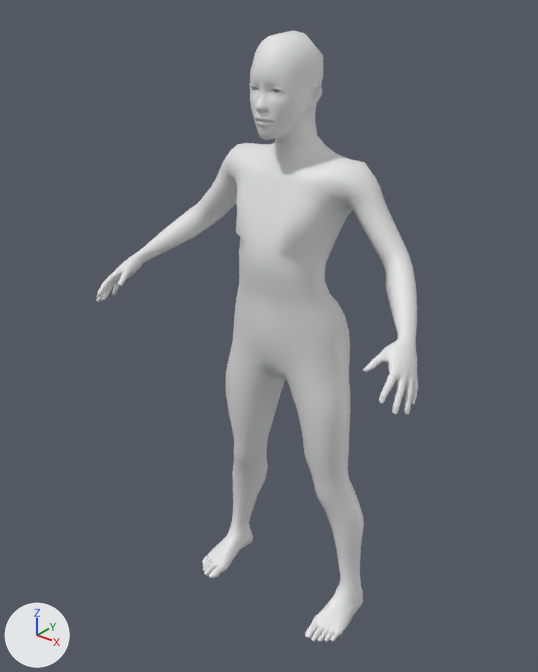
One commit to the Blender file ScoopsField/res/models/bodymodel_.blend: the scene before it, then after it.
The view is the same before and after, from a 50 mm lens placed at (1.11, -1.512, 1.782), pointed at (-0.029, -0.088, 0.899). Arrows for +X, +Y and +Z are at lower left; the lights stay in place. The older version comes first.

In view in the first picture: 'Human'.
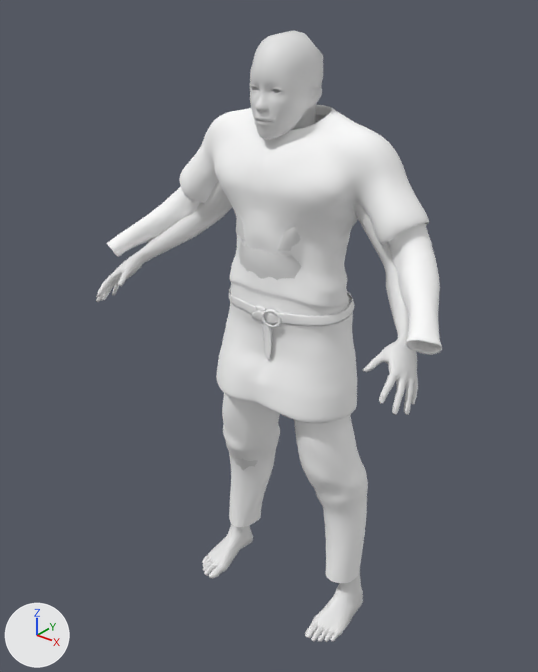
Pixel boxes (x1, y1, x2, y2) of what changed, in the pictures (538 x 672 px):
'Human.rehmanpolanski_viking_tunic', shown
    after: (107, 105, 442, 423)
'Human.rehmanpolanski_viking_pants', shown
    after: (222, 393, 368, 583)
'Human', unchanged, covered by the edit
    both: (96, 30, 418, 642)

Diff of the bpy script that builds the scene:
```diff
--- a/ScoopsField/res/models/bodymodel_.blend.py
+++ b/ScoopsField/res/models/bodymodel_.blend.py
@@ ob_human_rehmanpolanski_viking_pants @@
 _m = ob_human_rehmanpolanski_viking_pants.modifiers.new('Subdivision', 'SUBSURF')
 _m.render_levels = 1
-ob_human_rehmanpolanski_viking_pants.hide_set(True)
@@ ob_human_rehmanpolanski_viking_tunic @@
 _m = ob_human_rehmanpolanski_viking_tunic.modifiers.new('Subdivision', 'SUBSURF')
 _m.render_levels = 1
-ob_human_rehmanpolanski_viking_tunic.hide_set(True)
```
